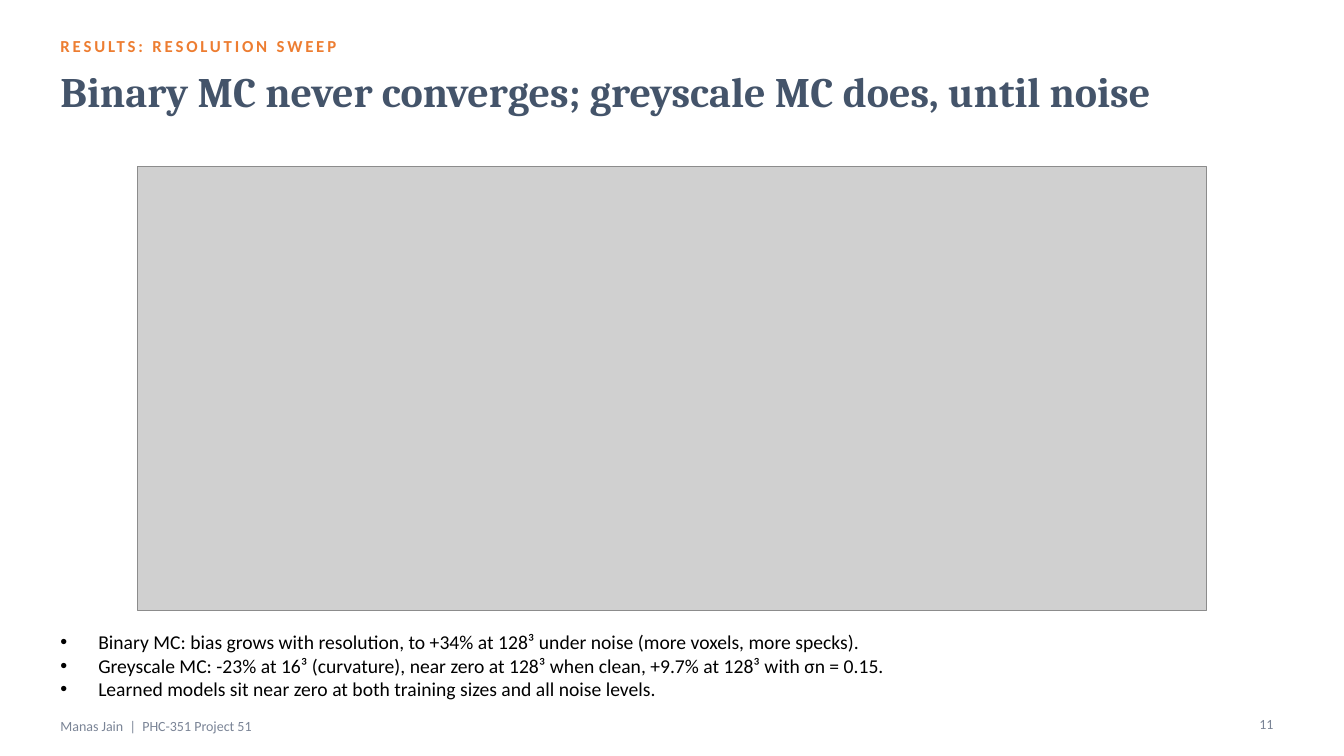
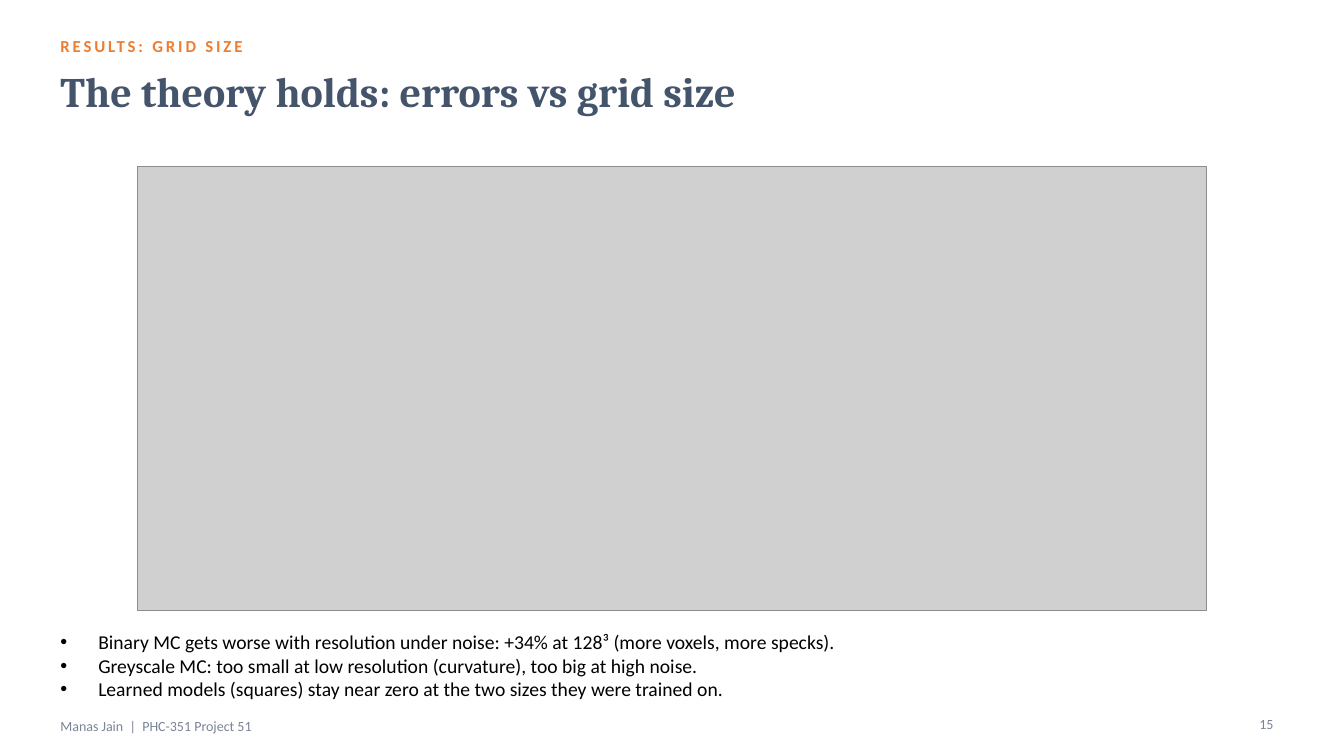
Before and after one commit to manasj756/AI-Based-3D-Surface-Area-Estimation, a slide deck: slide 15 of slides/Project51_ManasJain.pptx (slide 11 before the commit). Drawn at 1344x756 pixels with LibreOffice and Linux fonts; fonts in the diff are those of the drawing; grey boxes stand for pictures. Boxes give left, top, right and bottom in pixels: in the first picture for what was removed or moved away, otherwise in the second. Text is boxed around its words. In the diff, an @@ line names an element or a change of style, - is before the commit and + after.

Commit message:
Shorten article, update slides, clean up

```diff
--- a/slides/Project51_ManasJain.pptx
+++ b/slides/Project51_ManasJain.pptx
@@ text at (x1=60, y1=35, x2=867, y2=66): text changed @@
-RESULTS: RESOLUTION SWEEP
+RESULTS: GRID SIZE
@@ title at (x1=60, y1=78, x2=735, y2=116): text changed @@
-Binary MC never converges; greyscale MC does, until noise
+The theory holds: errors vs grid size
@@ text at (x1=98, y1=634, x2=834, y2=699): text changed @@
-• Binary MC: bias grows with resolution, to +34% at 128³ under noise (more voxels, more specks).
-• Greyscale MC: -23% at 16³ (curvature), near zero at 128³ when clean, +9.7% at 128³ with σn = 0.15.
-• Learned models sit near zero at both training sizes and all noise levels.
+• Binary MC gets worse with resolution under noise: +34% at 128³ (more voxels, more specks).
+• Greyscale MC: too small at low resolution (curvature), too big at high noise.
+• Learned models (squares) stay near zero at the two sizes they were trained on.
@@ page number at (x1=1259, y1=720, x2=1273, y2=729): text changed @@
-11
+15
```
Also in this commit, not shown: 12 other slides changed, 7 slides added, 3 slides removed, 14 other files.
